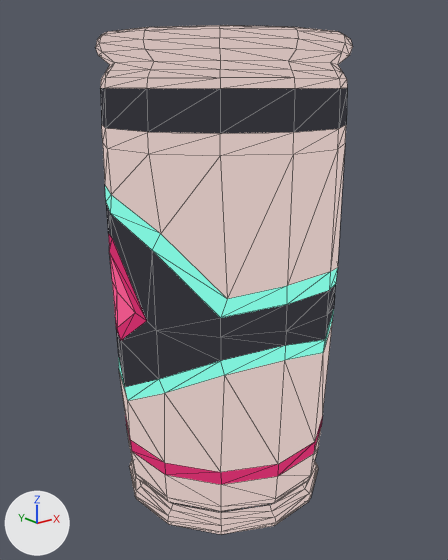
The glTF model platforms/models/Energy.glb: old version first, new version second.
Rendered twice from a 50 mm camera at (-3.86, -2.96, 2.54) aimed at (0.66, 2.69, 0.28). Every picture has the same lights, and +X, +Y and +Z are marked at lower left. Mesh edges are drawn as thin lines. Vertices at the same position are counted once.
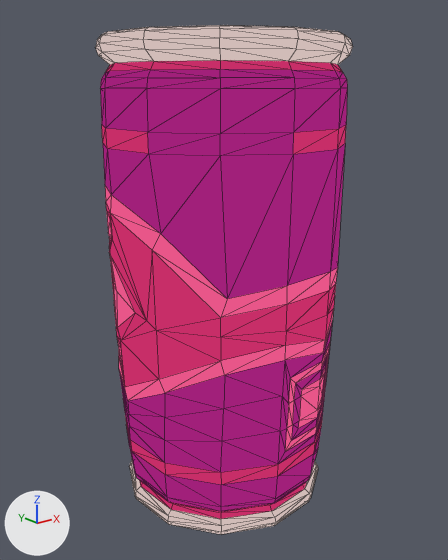
The newer file is also turned or shifted as a whole; pictures and numbers use the older file's frame.

What differs and where, as boxes [x1, y1, x2, y2] in the pictures (448 x 560 px):
part 1 of me_cylinder_002, built on: [106, 203, 332, 472] in both
part 2 of me_cylinder_002, surface changed (white to pink): [100, 57, 347, 522] in both

The edits, one by one:
me_cylinder_002 is used by ob_cylinder; location (0.66, 2.7, 0.48).
me_cylinder_002 had 442 vertices, 880 faces and spanned x -1.38..1.38, y -1.38..1.38, z -2.94..2.57.
me_cylinder_002 now has 524 vertices, 1044 faces and spans x -1.38..1.38, y -1.38..1.38, z -2.94..2.57.
Part 1, on me_cylinder_002:
2 vertices are removed from x -1.05..-0.47, y 0.88..1.28, z -0.23.
50 faces are deleted.
76 vertices are added at x -1.32..1.31, y -1.32..1.31, z -1.93..0.64.
198 new faces join them.
me_cylinder_002 part 2: 818 kept faces spanning x -1.38..1.38, y -1.38..1.38, z -2.94..2.57 get new texture (UV) coordinates.
